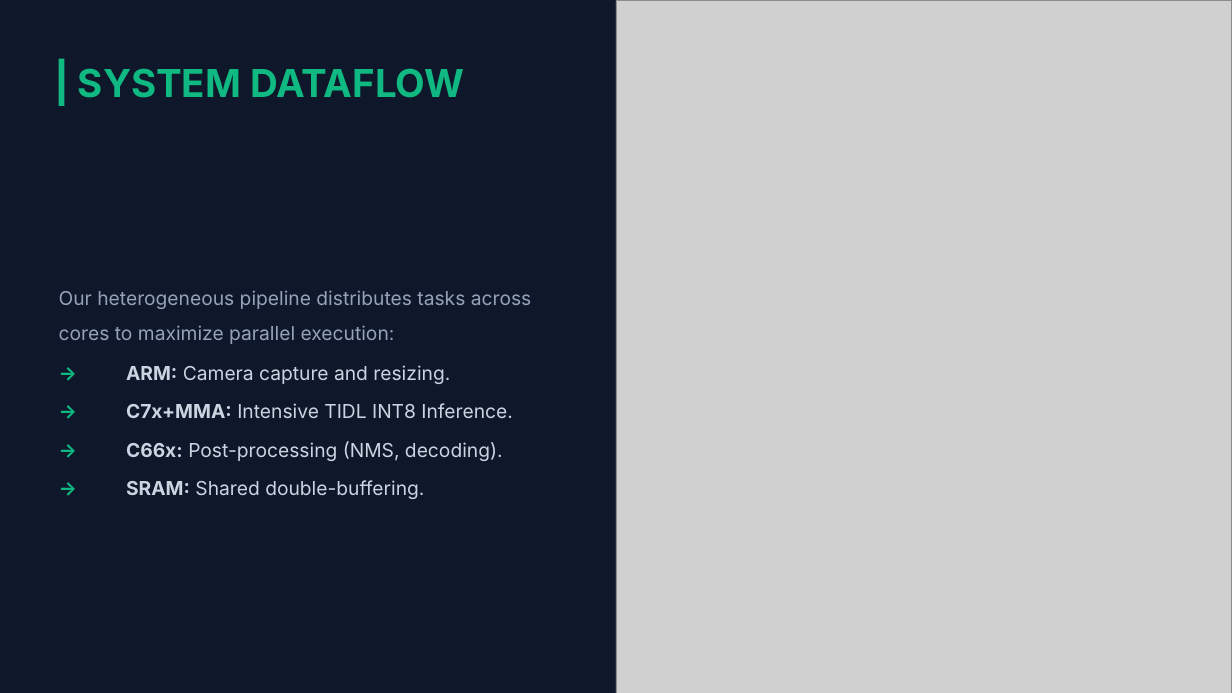
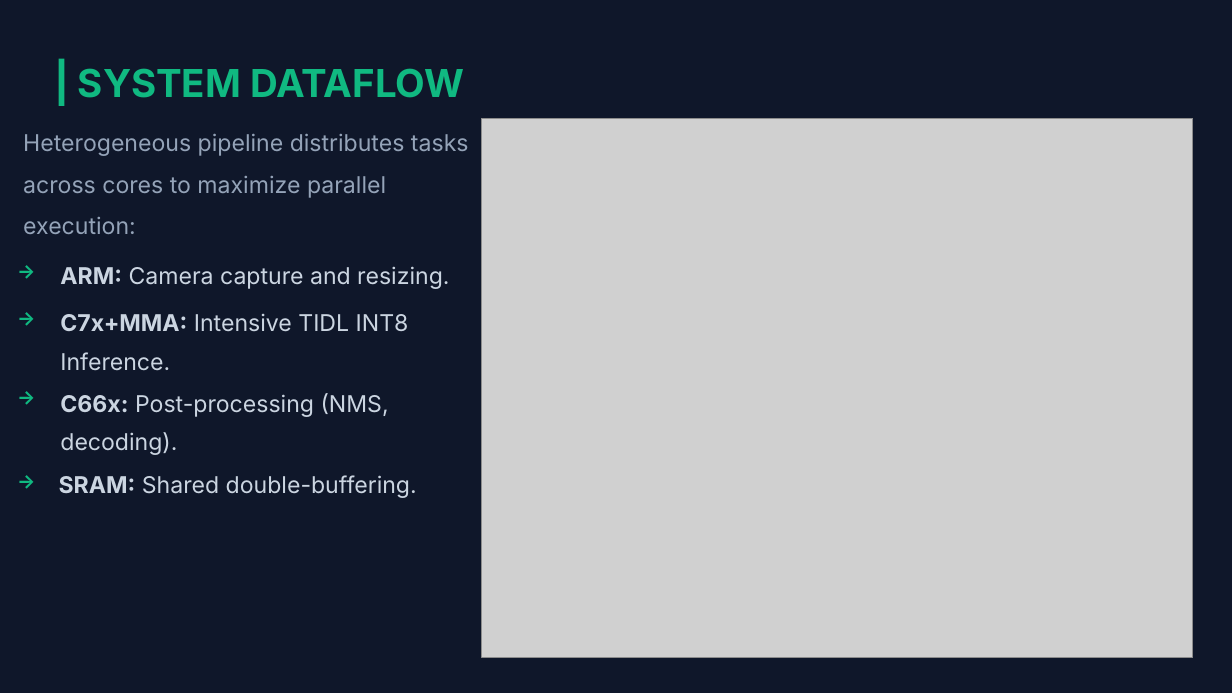
Before and after one commit to doganem/cmp720-embedded-system-development, a slide deck: slide 10 of midterm-presentation/Optimization of Edge AI on TDA4VM.pptx (slide 8 before the commit). Drawn at 1232x693 pixels with LibreOffice and Linux fonts; fonts in the diff are those of the drawing; grey boxes stand for pictures; background and template pictures are left out. Boxes give left, top, right and bottom in pixels: in the first picture for what was removed or moved away, otherwise in the second. Text is boxed around its words. In the diff, an @@ line names an element or a change of style, - is before the commit and + after.

Commit message:
presentation uploaded

```diff
--- a/midterm-presentation/Optimization of Edge AI on TDA4VM.pptx
+++ b/midterm-presentation/Optimization of Edge AI on TDA4VM.pptx
@@ picture: place and size @@
-picture at bbox=[616, 1, 1232, 693]
+picture at bbox=[482, 118, 1193, 657]
@@ text at bbox=[23, 134, 469, 234]: text changed; size 15 to 18 pt @@
-Our heterogeneous pipeline distributes tasks across cores to maximize parallel execution:
+Heterogeneous pipeline distributes tasks across cores to maximize parallel execution:
@@ size 15 to 18 pt in 4 elements at bbox=[59, 475, 417, 498], bbox=[60, 393, 389, 455], bbox=[60, 314, 409, 370], bbox=[60, 266, 449, 289] @@
@@ text "ARM: Camera capture and resizing.": place and size @@
-text "ARM: Camera capture and resizing." at bbox=[126, 365, 450, 384]
+text "ARM: Camera capture and resizing." at bbox=[60, 266, 449, 289]
@@ text "→": place and size @@
-text "→" at bbox=[59, 352, 79, 379]
+text "→" at bbox=[18, 250, 37, 276]
@@ text "C7x+MMA: Intensive TIDL INT8 Inference.": place and size @@
-text "C7x+MMA: Intensive TIDL INT8 Inference." at bbox=[126, 403, 513, 418]
+text "C7x+MMA: Intensive TIDL INT8 Inference." at bbox=[60, 314, 409, 370]
@@ text "→": place and size @@
-text "→" at bbox=[59, 390, 79, 417]
+text "→" at bbox=[18, 298, 37, 324]
@@ text "C66x: Post-processing (NMS, decoding).": place and size @@
-text "C66x: Post-processing (NMS, decoding)." at bbox=[126, 441, 503, 461]
+text "C66x: Post-processing (NMS, decoding)." at bbox=[60, 393, 389, 455]
@@ text "→": place and size @@
-text "→" at bbox=[59, 429, 79, 456]
+text "→" at bbox=[18, 376, 37, 403]
@@ text "SRAM: Shared double-buffering.": place and size @@
-text "SRAM: Shared double-buffering." at bbox=[126, 480, 424, 499]
+text "SRAM: Shared double-buffering." at bbox=[59, 475, 417, 498]
@@ text "→": place and size @@
-text "→" at bbox=[59, 468, 79, 494]
+text "→" at bbox=[18, 460, 37, 487]
```
Also in this commit, not shown: 4 other slides changed, 3 slides added, 2 slides removed, 1 other file.
